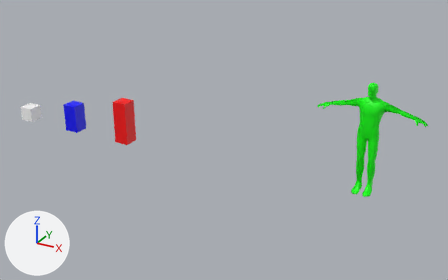
An edit to the FBX model FbxModel/cubes.fbx, drawn before and after from the same camera.
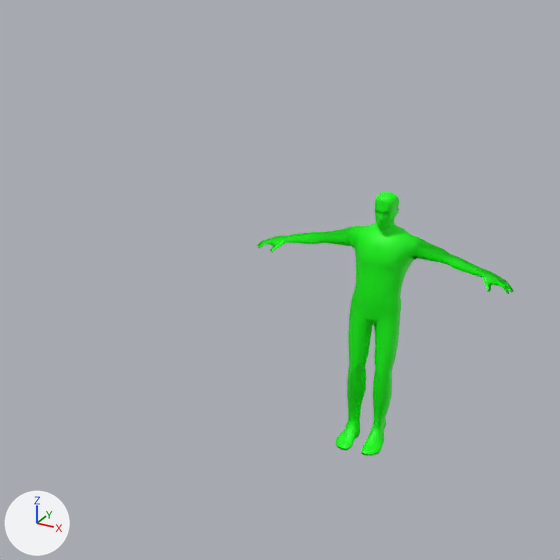
There are two pictures of each version: one whole from a 50 mm lens placed at (0.427, -0.452, 0.244), pointed at (0.176, 0.004, 0.016), one close up on the part from 46% to 100% of the width and 0% to 86% of the height. The axes (+X, +Y, +Z) are drawn at lower left. The lights are the same throughout. Where no turn or scale is listed for an object, it has been applied to the vertices.

Names of what the first close-up shows: 'Character1'.
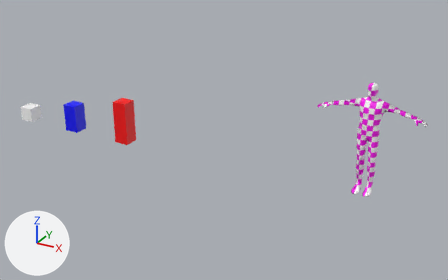
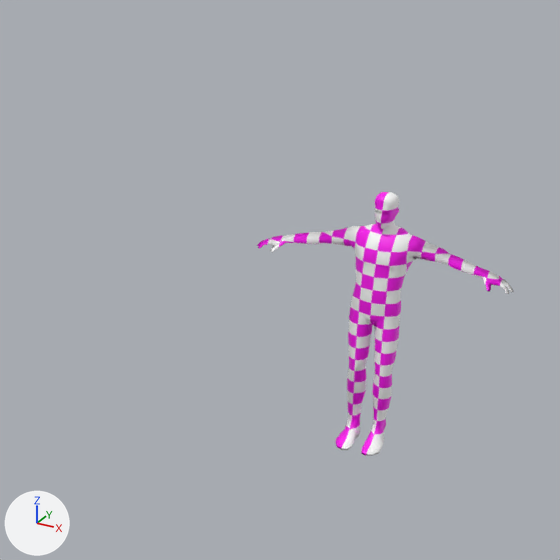
Location of each change, (x1, y1, x2, y2) in pixels of the close-ups (560 x 560 px):
'Character1', surface changed
    both: (257, 192, 514, 456)

The change in detail:
Picture 'chess.jpg' (img_chess_jpg) is new.
In material 'phongGreen' (mat_phonggreen), base_color is no longer (0.0, 1.0, 0.0), green #00ff00.
In material 'phongGreen' (mat_phonggreen), texture is now set to img_chess_jpg.
